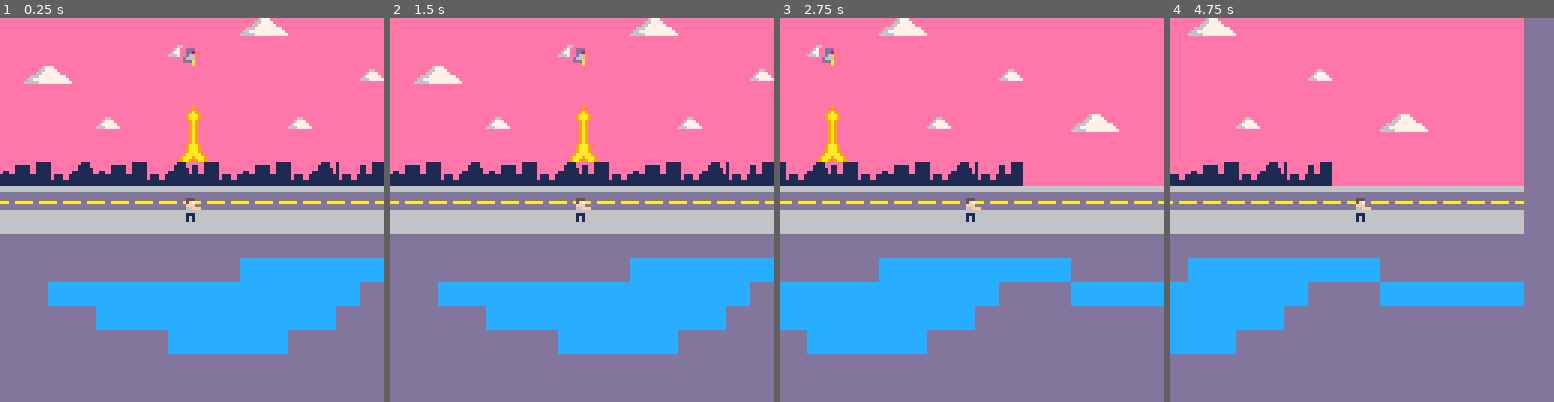
Above: before the commit, frames 1-4 (left to right).
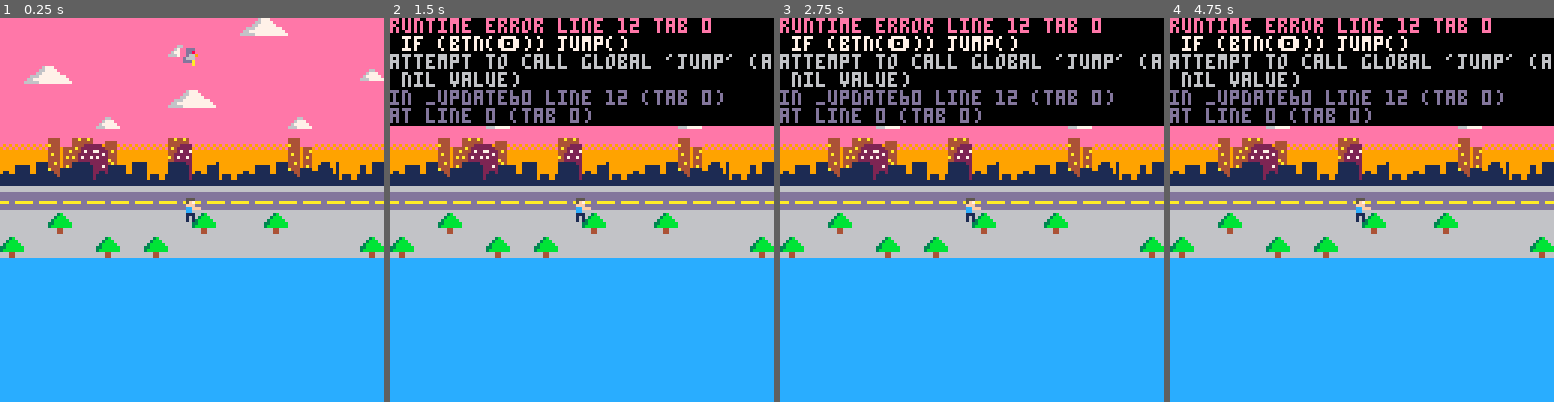
Above: after the commit, the same moments.

Repository: julie17-d/projet-collectif---pico-8
Game: PICO-8 cartridge commun.p8
Two runs of this game, one before a commit and one after it. Both use one fixed random seed, a clock stepped at 60 frames per second and the inputs below.
Inputs:
- Up to frame 1 (0.25 s): no input
- Up to frame 2 (1.5 s): tap X (X key) at 0.33, 1.07 s; tap O (Z key) at 0.7 s
- Up to frame 3 (2.75 s): hold Right 1.6-2.1 s; tap O (Z key) at 1.7, 2.1, 2.5 s; tap X (X key) at 1.85 s; hold Right from 2.47 s (still down)
- Up to frame 4 (4.75 s): tap O (Z key) every 0.4 s from 2.9 to 4.5 s; tap X (X key) at 2.97, 4.08 s; release Right at 3.03 s; hold Left 3.08-3.58 s; hold Right 4.02-4.68 s

The runs differ from the first frame. In frame 1, 38% of the frame differs, in the area x 0-100%, y 18-100%; in frame 2, 64%; in frame 3, 67%; in frame 4, 72%, in the area x 0-100%, y 0-100%.
Error after the commit: runtime error line 12 tab 0; if (btn(�)) jump(); attempt to call global 'jump' (a nil value)

Commit message:
maman pigeon

Diff:
--- a/commun.p8
+++ b/commun.p8
@@ -12,6 +12,7 @@
 	if (btn(➡️))	p.x+=p.speed
 	if (btn(⬅️)) p.x-=p.speed
 	if (btnp(❎)) shoot()
+	if (btn(🅾️)) jump()
 
 	update_bullets()
 
@@ -37,7 +38,7 @@
 
 	--shoot
 	for b in all(bullets) do
-		spr(40,b.x,b.y)
+		spr(18,b.x,b.y)
 	end
 end
 
@@ -77,7 +78,7 @@
 	add(pigeons,{
 		x=60,
 		y=10,
-		life=4
+		life=1
 	})
 end
 
@@ -260,18 +261,89 @@
 
 
 
+…(51 lines of a section not shown)…
 __map__
-0d0e0d0e2c0e0d0e0d0e35360d0e0e0e29292929292929290000000000000000000000000000000000000000000000000000000000000000000000000000000000000000000000000000000000000000000000000000000000000000000000000000000000000000000000000000000000000000000000000000000000000000
-1d1e1d1e1d1e1d062c1e45461d1e0e0e29292929292929290000000000000000000000000000000000000000000000000000000000000000000000000000000000000000000000000000000000000000000000000000000000000000000000000000000000000000000000000000000000000000000000000000000000000000
-0d35360e0d0e0d0e0d0e0d0e0d0e0e0629292929292929290000000000000000000000000000000000000000000000000000000000000000000000000000000000000000000000000000000000000000000000000000000000000000000000000000000000000000000000000000000000000000000000000000000000000000
-1d45461e1d1e1d10111e1d1b1b2c131e29292929292929290000000000000000000000000000000000000000000000000000000000000000000000000000000000000000000000000000000000000000000000000000000000000000000000000000000000000000000000000000000000000000000000000000000000000000
-0d0e2c0e060e0d20210e0d1b0622230e29293536292929290000000000000000000000000000000000000000000000000000000000000000000000000000000000000000000000000000000000000000000000000000000000000000000000000000000000000000000000000000000000000000000000000000000000000000
-1d1e1d1e1d1e1d30311e1d1b1b32331e29292929292929290000000000000000000000000000000000000000000000000000000000000000000000000000000000000000000000000000000000000000000000000000000000000000000000000000000000000000000000000000000000000000000000000000000000000000
-090a0b0c090a0b0c0a0b090a0b0c0b0a29292929292929290000000000000000000000000000000000000000000000000000000000000000000000000000000000000000000000000000000000000000000000000000000000000000000000000000000000000000000000000000000000000000000000000000000000000000
-0707070707070707070707070707070707070707070707070000000000000000000000000000000000000000000000000000000000000000000000000000000000000000000000000000000000000000000000000000000000000000000000000000000000000000000000000000000000000000000000000000000000000000
-0808080808080808080808080808080808080808080808080000000000000000000000000000000000000000000000000000000000000000000000000000000000000000000000000000000000000000000000000000000000000000000000000000000000000000000000000000000000000000000000000000000000000000
-0000000000000000000000000000000000000000000000000000000000000000000000000000000000000000000000000000000000000000000000000000000000000000000000000000000000000000000000000000000000000000000000000000000000000000000000000000000000000000000000000000000000000000
-000000000000000000003e3e3e3e3e3e3e3e0000000000000000000000000000000000000000000000000000000000000000000000000000000000000000000000000000000000000000000000000000000000000000000000000000000000000000000000000000000000000000000000000000000000000000000000000000
-00003e3e3e3e3e3e3e3e3e3e3e3e3e0000003e3e3e3e3e3e0000000000000000000000000000000000000000000000000000000000000000000000000000000000000000000000000000000000000000000000000000000000000000000000000000000000000000000000000000000000000000000000000000000000000000
-000000003e3e3e3e3e3e3e3e3e3e000000000000000000000000000000000000000000000000000000000000000000000000000000000000000000000000000000000000000000000000000000000000000000000000000000000000000000000000000000000000000000000000000000000000000000000000000000000000
-000000000000003e3e3e3e3e0000000000000000000000000000000000000000000000000000000000000000000000000000000000000000000000000000000000000000000000000000000000000000000000000000000000000000000000000000000000000000000000000000000000000000000000000000000000000000
+0d0d0d0d0d0d0d0d0d0d35360d0d0d0d0d0d0d0d0d0d0d0d0d0d0d0d0d0d0d0d0d0d0d0d0d0d0d0d0d0d0d0d0d0d0d0d0d0d0d0d0d0d0d0d0d0d0d0d0d0d0d0d0d0d0d0d0d0d0d0d0d0d0d0d0d0d0d0d0d0d0d0d0d0d0d0d0d0d0d0d0d0d0d0d0d0d0d0d0d0d0d0d0d0d0d0d0d0d0d0d0d0d0d0d0d0d0d0d0d0d0d0d0d0d060d
+0d0d0d0d0d0d0d060d0d45460d0d0d0d0d0d0d0d0d0d0d35360d0d0d0d0d060d0d0d0d0d0d0d0d0d0d0d0d0d0d0d0d0d0d0d0d0d0d0d0d0d0d0d0d0d0d0d0d0d0d0d0d0d0d0d0d0d0d0d0d0d0d0d0d0d0d0d0d0d0d060d0d0d0d0d0d0d0d060d0d0d0d0d0d0d0d0d0d35360d0d0d0d0d0d0d0d0d0d0d0d0d0d0d0d191a0d0d0d
+0d35360d0d0d0d0d0d0d0d0d0d0d0d060d0d0d0d140d0d0d0d0d0d0d0d0d0d0d0d0d0d0d0d0d0d0d0d0d0d0d0d0d0d0d0d0d0d0d0d0d0d0d0d0d0d0d0d0d0d0d0d0d0d0d0d0d0d0d0d0d0d0d0d0d0d0d0d0d0d0d0d0d0d0d0d0d0d0d0d0d0d0d0d0d0d0d0d0d0d0d0d0d0d0d0d0d0d0d0d0d0d060d0d0d0d0d0d28292a2b0d0d
+0d45460d0d0d0d35360d0d0d0d0d0d0d0d0d0d0d0d10110d35360d0d0d0d0d0d0d0d0d0d0d0d0d0d0d0d0d0d0d0d0d0d0d0d0d0d0d0d0d0d0d0d0d0d0d0d0d0d0d0d0d0d0d0d0d0d0d0d0d0d0d0d0d0d0d35360d0d0d0d0d0d0d0d0d0d0d0d0d35360d0d0d0d060d0d0d0d0d0d0d0d0d35360d0d0d0d0d0d0d0d0d393a0d0d0d
+0d0d0d0d060d0d0d0d0d0d0d060d0d0d0d0d35360d20210d0d0d0d0d0d0d0d0d0d0d0d0d0d0d0d0d0d0d0d0d0d0d0d0d0d0d0d0d0d0d0d0d0d0d0d0d0d0d0d0d0d0d0d0d0d0d0d0d0d0d0d0d0d0d0d0d0d0d0d0d0d0d0d0d0d060d0d0d0d0d0d0d0d0d0d0d0d0d0d0d0d0d0d0d0d0d0d0d0d0d0d0d0d0d0d0d0d0d0d0d0d060d
+1d1d1e1f2d1d1d1f1d1d1d1d1e1d1d1d1e1f2d1d1d30311d1d1d1d1d1d1d1d1d1d1d1d1d1d1d1d1d1d1d1d1d1d1d1d1d1d1d1d1d1d1d1d1d1d1d1d1d1d1d1d1d1d1d1d1f2d1d1d1d1d1d1d1d1d1d1d1d1d1d1d1d1d1d1d1d1d1d1d1d1d1d1d1d1d1d1d1d1d1d1d1d1d1d1d1d1d1d1d1d1d1d1d1d1d1d1d1d1d1d1d1d1d1d1d1d
+090a1c2c2e0a0b2c090b090a1c0c0b0a1c2c2e0e154041420e151515150e1515150e15151515090a0b0c0b0c0c151515151515150e15150e15151515150e15151515092c2e2c0c0a15151515150e15150e15151515150e15151515150e15150c0a0c090b15150e15150e150e1515151515151515151515151515151515151515
+0707070707070707070707070707070707070707070707070707070707070707070707070707070707070707070707070707070707070707070707070707070707070707070707070707070707070707070707070707070707070707070707070707070707070707070707070707070707070707070707070707070707070707
+08080f08080808080f08080f0808080808080808080808080f08080f08080808080808080f0808080808080f080808080808080808080f080808080808080808080f0808080808080808080808080808080808080808080808080808080808080808080808080808080808080808080808080808080808080808080808080808
+0f0808080f080f08080808080808080f0808080f08080808080f0808080808080f080808080808080f08080808080808080f0808080808080808080f08080808080808080808080f0808080f0808080f080808080808080808080808080808080808080808080808080808080808080808080808080808080808080808080808
+3e3e3e3e3e3e3e3e3e3e3e3e3e3e3e3e3e3e3e3e3e3e3e3e3e3e3e3e3e3e3e3e3e3e3e3e3e3e3e3e3e3e3e3e3e3e3e3e3e3e3e3e3e3e3e3e3e3e3e3e3e3e3e3e3e3e3e3e3e3e3e3e3e3e3e3e3e3e3e3e3e3e3e3e3e3e3e3e3e3e3e3e3e3e3e3e3e3e3e3e3e3e3e3e3e3e3e3e3e3e3e3e3e3e3e3e3e3e3e3e3e3e3e3e3e3e3e3e
+3e3e3e3e3e3e3e3e3e3e3e3e3e3e3e3e3e3e3e3e3e3e3e3e3e3e3e3e3e3e3e3e3e3e3e3e3e3e3e3e3e3e3e3e3e3e3e3e3e3e3e3e3e3e3e3e3e3e3e3e3e3e3e3e3e3e3e3e3e3e3e3e3e3e3e3e3e3e3e3e3e3e3e3e3e3e3e3e3e3e3e3e3e3e3e3e3e3e3e3e3e3e3e3e3e3e3e3e3e3e3e3e3e3e3e3e3e3e3e3e3e3e3e3e3e3e3e3e
+3e3e3e3e3e3e3e3e3e3e3e3e3e3e3e3e3e3e3e3e3e3e3e3e3e3e3e3e3e3e3e3e3e3e3e3e3e3e3e3e3e3e3e3e3e3e3e3e3e3e3e3e3e3e3e3e3e3e3e3e3e3e3e3e3e3e3e3e3e3e3e3e3e3e3e3e3e3e3e3e3e3e3e3e3e3e3e3e3e3e3e3e3e3e3e3e3e3e3e3e3e3e3e3e3e3e3e3e3e3e3e3e3e3e3e3e3e3e3e3e3e3e3e3e3e3e3e3e
+3e3e3e3e3e3e3e3e3e3e3e3e3e3e3e3e3e3e3e3e3e3e3e3e3e3e3e3e3e3e3e3e3e3e3e3e3e3e3e3e3e3e3e3e3e3e3e3e3e3e3e3e3e3e3e3e3e3e3e3e3e3e3e3e3e3e3e3e3e3e3e3e3e3e3e3e3e3e3e3e3e3e3e3e3e3e3e3e3e3e3e3e3e3e3e3e3e3e3e3e3e3e3e3e3e3e3e3e3e3e3e3e3e3e3e3e3e3e3e3e3e3e3e3e3e3e3e3e
+3e3e3e3e3e3e3e3e3e3e3e3e3e3e3e3e3e3e3e3e3e3e3e3e3e3e3e3e3e3e3e3e3e3e3e3e3e3e3e3e3e3e3e3e3e3e3e3e3e3e3e3e3e3e3e3e3e3e3e3e3e3e3e3e3e3e3e3e3e3e3e3e3e3e3e3e3e3e3e3e3e3e3e3e3e3e3e3e3e3e3e3e3e3e3e3e3e3e3e3e3e3e3e3e3e3e3e3e3e3e3e3e3e3e3e3e3e3e3e3e3e3e3e3e3e3e3e3e
+3e3e3e3e3e3e3e3e3e3e3e3e3e3e3e3e3e3e3e3e3e3e3e3e3e3e3e3e3e3e3e3e3e3e3e3e3e3e3e3e3e3e3e3e3e3e3e3e3e3e3e3e3e3e3e3e3e3e3e3e3e3e3e3e3e3e3e3e3e3e3e3e3e3e3e3e3e3e3e3e3e3e3e3e3e3e3e3e3e3e3e3e3e3e3e3e3e3e3e3e3e3e3e3e3e3e3e3e3e3e3e3e3e3e3e3e3e3e3e3e3e3e3e3e3e3e3e3e
+3e3e3e3e3e3e3e3e3e3e3e3e3e3e3e3e3e3e3e3e3e3e3e3e3e3e3e3e3e3e3e3e3e3e3e3e3e3e3e3e3e3e3e3e3e3e3e3e3e3e3e3e3e3e3e3e3e3e3e3e3e3e3e3e3e3e3e3e3e3e3e3e3e3e3e3e3e3e3e3e3e3e3e3e3e3e3e3e3e3e3e3e3e3e3e3e3e3e3e3e3e3e3e3e3e3e3e3e3e3e3e3e3e3e3e3e3e3e3e3e3e3e3e3e3e3e3e3e
+3e3e3e3e3e3e3e3e3e3e3e3e3e3e3e3e3e3e3e3e3e3e3e3e3e3e3e3e3e3e3e3e3e3e3e3e3e3e3e3e3e3e3e3e3e3e3e3e3e3e3e3e3e3e3e3e3e3e3e3e3e3e3e3e3e3e3e3e3e3e3e3e3e3e3e3e3e3e3e3e3e3e3e3e3e3e3e3e3e3e3e3e3e3e3e3e3e3e3e3e3e3e3e3e3e3e3e3e3e3e3e3e3e3e3e3e3e3e3e3e3e3e3e3e3e3e3e3e
+3e3e3e3e3e3e3e3e3e3e3e3e3e3e3e3e3e3e3e3e3e3e3e3e3e3e3e3e3e3e3e3e3e3e3e3e3e3e3e3e3e3e3e3e3e3e3e3e3e3e3e3e3e3e3e3e3e3e3e3e3e3e3e3e3e3e3e3e3e3e3e3e3e3e3e3e3e3e3e3e3e3e3e3e3e3e3e3e3e3e3e3e3e3e3e3e3e3e3e3e3e3e3e3e3e3e3e3e3e3e3e3e3e3e3e3e3e3e3e3e3e3e3e3e3e3e3e3e
+3e3e3e3e3e3e3e3e3e3e3e3e3e3e3e3e3e3e3e3e3e3e3e3e3e3e3e3e3e3e3e3e3e3e3e3e3e3e3e3e3e3e3e3e3e3e3e3e3e3e3e3e3e3e3e3e3e3e3e3e3e3e3e3e3e3e3e3e3e3e3e3e3e3e3e3e3e3e3e3e3e3e3e3e3e3e3e3e3e3e3e3e3e3e3e3e3e3e3e3e3e3e3e3e3e3e3e3e3e3e3e3e3e3e3e3e3e3e3e3e3e3e3e3e3e3e3e3e
+3e3e3e3e3e3e3e3e3e3e3e3e3e3e3e3e3e3e3e3e3e3e3e3e3e3e3e3e3e3e3e3e3e3e3e3e3e3e3e3e3e3e3e3e3e3e3e3e3e3e3e3e3e3e3e3e3e3e3e3e3e3e3e3e3e3e3e3e3e3e3e3e3e3e3e3e3e3e3e3e3e3e3e3e3e3e3e3e3e3e3e3e3e3e3e3e3e3e3e3e3e3e3e3e3e3e3e3e3e3e3e3e3e3e3e3e3e3e3e3e3e3e3e3e3e3e3e3e
+3e3e3e3e3e3e3e3e3e3e3e3e3e3e3e3e3e3e3e3e3e3e3e3e3e3e3e3e3e3e3e3e3e3e3e3e3e3e3e3e3e3e3e3e3e3e3e3e3e3e3e3e3e3e3e3e3e3e3e3e3e3e3e3e3e3e3e3e3e3e3e3e3e3e3e3e3e3e3e3e3e3e3e3e3e3e3e3e3e3e3e3e3e3e3e3e3e3e3e3e3e3e3e3e3e3e3e3e3e3e3e3e3e3e3e3e3e3e3e3e3e3e3e3e3e3e3e3e
+3e3e3e3e3e3e3e3e3e3e3e3e3e3e3e3e3e3e3e3e3e3e3e3e3e3e3e3e3e3e3e3e3e3e3e3e3e3e3e3e3e3e3e3e3e3e3e3e3e3e3e3e3e3e3e3e3e3e3e3e3e3e3e3e3e3e3e3e3e3e3e3e3e3e3e3e3e3e3e3e3e3e3e3e3e3e3e3e3e3e3e3e3e3e3e3e3e3e3e3e3e3e3e3e3e3e3e3e3e3e3e3e3e3e3e3e3e3e3e3e3e3e3e3e3e3e3e3e
+3e3e3e3e3e3e3e3e3e3e3e3e3e3e3e3e3e3e3e3e3e3e3e3e3e3e3e3e3e3e3e3e3e3e3e3e3e3e3e3e3e3e3e3e3e3e3e3e3e3e3e3e3e3e3e3e3e3e3e3e3e3e3e3e3e3e3e3e3e3e3e3e3e3e3e3e3e3e3e3e3e3e3e3e3e3e3e3e3e3e3e3e3e3e3e3e3e3e3e3e3e3e3e3e3e3e3e3e3e3e3e3e3e3e3e3e3e3e3e3e3e3e3e3e3e3e3e3e
+3e3e3e3e3e3e3e3e3e3e3e3e3e3e3e3e3e3e3e3e3e3e3e3e3e3e3e3e3e3e3e3e3e3e3e3e3e3e3e3e3e3e3e3e3e3e3e3e3e3e3e3e3e3e3e3e3e3e3e3e3e3e3e3e3e3e3e3e3e3e3e3e3e3e3e3e3e3e3e3e3e3e3e3e3e3e3e3e3e3e3e3e3e3e3e3e3e3e3e3e3e3e3e3e3e3e3e3e3e3e3e3e3e3e3e3e3e3e3e3e3e3e3e3e3e3e3e3e
+3e3e3e3e3e3e3e3e3e3e3e3e3e3e3e3e3e3e3e3e3e3e3e3e3e3e3e3e3e3e3e3e3e3e3e3e3e3e3e3e3e3e3e3e3e3e3e3e3e3e3e3e3e3e3e3e3e3e3e3e3e3e3e3e3e3e3e3e3e3e3e3e3e3e3e3e3e3e3e3e3e3e3e3e3e3e3e3e3e3e3e3e3e3e3e3e3e3e3e3e3e3e3e3e3e3e3e3e3e3e3e3e3e3e3e3e3e3e3e3e3e3e3e3e3e3e3e3e
+3e3e3e3e3e3e3e3e3e3e3e3e3e3e3e3e3e3e3e3e3e3e3e3e3e3e3e3e3e3e3e3e3e3e3e3e3e3e3e3e3e3e3e3e3e3e3e3e3e3e3e3e3e3e3e3e3e3e3e3e3e3e3e3e3e3e3e3e3e3e3e3e3e3e3e3e3e3e3e3e3e3e3e3e3e3e3e3e3e3e3e3e3e3e3e3e3e3e3e3e3e3e3e3e3e3e3e3e3e3e3e3e3e3e3e3e3e3e3e3e3e3e3e3e3e3e3e3e
+3e3e3e3e3e3e3e3e3e3e3e3e3e3e3e3e3e3e3e3e3e3e3e3e3e3e3e3e3e3e3e3e3e3e3e3e3e3e3e3e3e3e3e3e3e3e3e3e3e3e3e3e3e3e3e3e3e3e3e3e3e3e3e3e3e3e3e3e3e3e3e3e3e3e3e3e3e3e3e3e3e3e3e3e3e3e3e3e3e3e3e3e3e3e3e3e3e3e3e3e3e3e3e3e3e3e3e3e3e3e3e3e3e3e3e3e3e3e3e3e3e3e3e3e3e3e3e3e
+3e3e3e3e3e3e3e3e3e3e3e3e3e3e3e3e3e3e3e3e3e3e3e3e3e3e3e3e3e3e3e3e3e3e3e3e3e3e3e3e3e3e3e3e3e3e3e3e3e3e3e3e3e3e3e3e3e3e3e3e3e3e3e3e3e3e3e3e3e3e3e3e3e3e3e3e3e3e3e3e3e3e3e3e3e3e3e3e3e3e3e3e3e3e3e3e3e3e3e3e3e3e3e3e3e3e3e3e3e3e3e3e3e3e3e3e3e3e3e3e3e3e3e3e3e3e3e3e
+3e3e3e3e3e3e3e3e3e3e3e3e3e3e3e3e3e3e3e3e3e3e3e3e3e3e3e3e3e3e3e3e3e3e3e3e3e3e3e3e3e3e3e3e3e3e3e3e3e3e3e3e3e3e3e3e3e3e3e3e3e3e3e3e3e3e3e3e3e3e3e3e3e3e3e3e3e3e3e3e3e3e3e3e3e3e3e3e3e3e3e3e3e3e3e3e3e3e3e3e3e3e3e3e3e3e3e3e3e3e3e3e3e3e3e3e3e3e3e3e3e3e3e3e3e3e3e3e
+3e3e3e3e3e3e3e3e3e3e3e3e3e3e3e3e3e3e3e3e3e3e3e3e3e3e3e3e3e3e3e3e3e3e3e3e3e3e3e3e3e3e3e3e3e3e3e3e3e3e3e3e3e3e3e3e3e3e3e3e3e3e3e3e3e3e3e3e3e3e3e3e3e3e3e3e3e3e3e3e3e3e3e3e3e3e3e3e3e3e3e3e3e3e3e3e3e3e3e3e3e3e3e3e3e3e3e3e3e3e3e3e3e3e3e3e3e3e3e3e3e3e3e3e3e3e3e3e
+3e3e3e3e3e3e3e3e3e3e3e3e3e3e3e3e3e3e3e3e3e3e3e3e3e3e3e3e3e3e3e3e3e3e3e3e3e3e3e3e3e3e3e3e3e3e3e3e3e3e3e3e3e3e3e3e3e3e3e3e3e3e3e3e3e3e3e3e3e3e3e3e3e3e3e3e3e3e3e3e3e3e3e3e3e3e3e3e3e3e3e3e3e3e3e3e3e3e3e3e3e3e3e3e3e3e00000000000000000000000000000000000000000000
+
+
Not shown, changed: 142 lines of the sprite sheet (__gfx__) section of commun.p8
Not shown, changed: the sound effects (__sfx__) section of commun.p8
